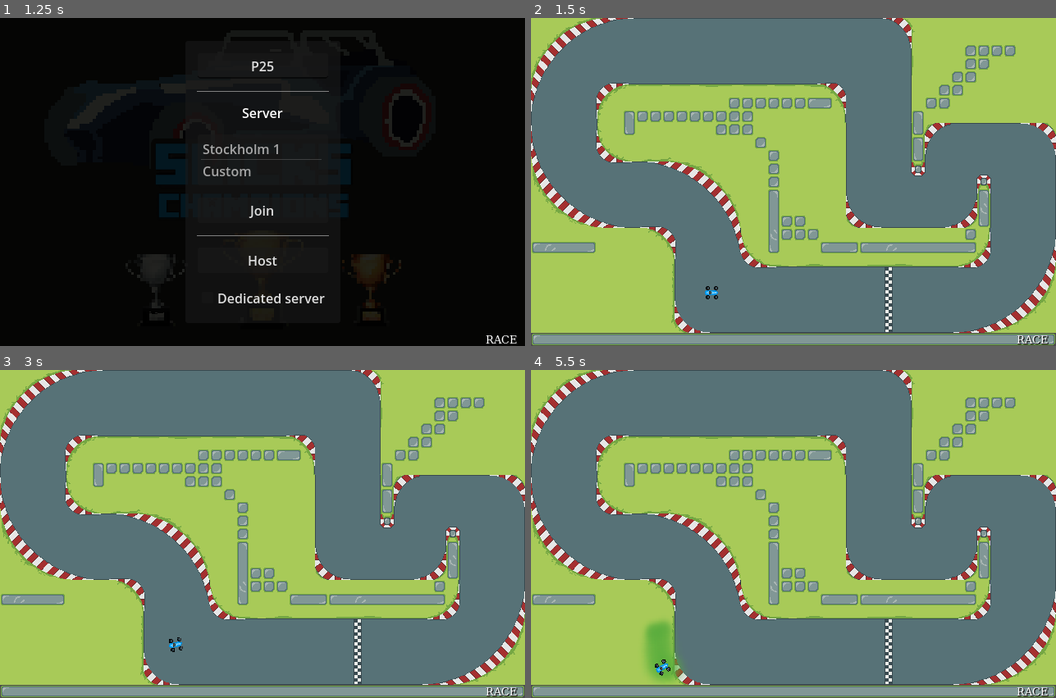
Above: before the commit, frames 1-4 (two rows, left to right).
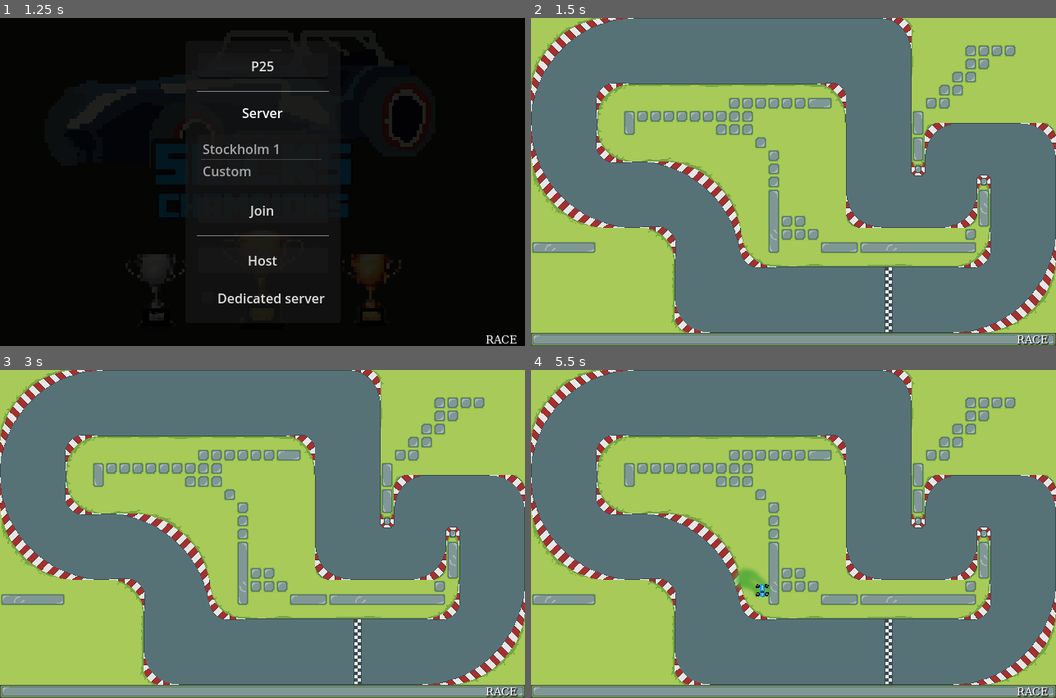
Above: after the commit, the same moments.

Repository: itjope/slide-on-slicks
Game: Godot game, scene res://world.tscn
Two runs of this game, one before a commit and one after it. Both use one fixed random seed, a clock stepped at 60 frames per second and the inputs below.
Inputs:
- Up to frame 1 (1.25 s): tap Enter at 0.5 s; hold Right (steerRight) from 0.53 s (still down); hold Down (break) from 0.53 s (still down)
- Up to frame 2 (1.5 s): release Right (steerRight) at 1.25 s; release Down (break) at 1.25 s; click "Host" at 1.25 s
- Up to frame 3 (3 s): tap Space (kryckan) at 2, 2.1 s; hold Left (steerLeft) 2.03-2.78 s; tap Enter at 2.75 s; hold Right (steerRight) from 2.78 s (still down); hold Down (break) from 2.78 s (still down)
- Up to frame 4 (5.5 s): release Right (steerRight) at 3.53 s; release Down (break) at 3.53 s; hold Up (accelerate) 3.53-4.28 s; tap Space (kryckan) at 3.6, 5.1 s; hold Down (break) 4.28-5.03 s; hold Left (steerLeft) from 4.28 s (still down)

Frame 1 is identical in both runs. In frame 2, less than 0.1% of the frame differs, in the area x 33-36%, y 81-86%; in frame 3, less than 0.1%; in frame 4, 1.4%, in the area x 21-46%, y 60-96%.

Commit message:
Dynamic grid positions and car color buggfix

Diff:
--- a/car.gd
+++ b/car.gd
@@ -169,7 +169,6 @@
 	if not is_multiplayer_authority():
 		return
 
-	print_debug("set grid on player ", pos)
 	gridPosition = pos
 	set_global_position(pos)
 	find_child("Smoothing2D").teleport()
--- a/track1.tscn
+++ b/track1.tscn
@@ -215,4 +215,16 @@
 position = Vector2(57, 127)
 shape = SubResource("RectangleShape2D_p3had")
 
-[node name="Node2D" type="Node2D" parent="."]
+[node name="Grid" type="Node2D" parent="."]
+
+[node name="Grid1" type="Node2D" parent="Grid"]
+position = Vector2(323, 325)
+
+[node name="Grid2" type="Node2D" parent="Grid"]
+position = Vector2(307, 358)
+
+[node name="Grid3" type="Node2D" parent="Grid"]
+position = Vector2(261, 324)
+
+[node name="Grid4" type="Node2D" parent="Grid"]
+position = Vector2(249, 357)
--- a/world.gd
+++ b/world.gd
@@ -24,9 +24,10 @@
 var start_lights = preload("res://start_lights.tscn")
 var PORT = 9999
 var enetPeer = ENetMultiplayerPeer.new()
-var gridPositions = [Vector2(220, 335), Vector2(240, 360), Vector2(280, 335), Vector2(300, 360)]
+var gridPositions = []
 var carColors = ["blue", "pink", "green", "yellow"]
 var isServer = false
+
 
 var raceCompledPlayers = []
 var playerChampionshipPoints = {}
@@ -48,10 +49,11 @@
 	raceInfoNode.race_completed.connect(on_race_completed)
 
 
+	for grid_node in trackNode.get_node("Grid").get_children():
+		gridPositions.append(grid_node.global_position)
+
 	if OS.get_cmdline_args().has("--server"):
 		createServer()
-
-
 
 
 func createServer():
@@ -113,7 +115,6 @@
 
 @rpc("any_peer")
 func set_car_color(peerId: String, color: String):
-	print_debug("set_car_color ", multiplayer.get_unique_id(), " ", peerId, " ", color)
 	for player in networkNode.get_children():
 		if player.name == peerId:
 			player.car_animation_color = color
@@ -126,8 +127,7 @@
 	for player in networkNode.get_children():
 		player.race_restart()
 
-	for track in tracksNode.get_children():
-		raceInfoNode.resetLaps(numberOfLaps)
+	raceInfoNode.resetLaps(numberOfLaps)
 
 	add_child(lights)
 	raceCompleted.hide()
@@ -211,13 +211,11 @@
 	var player = addPlayer(peerId)
 
 func addHostedPlayer(peerId):
-	var gridPos = networkNode.get_child_count()
+	#var gridPos = networkNode.get_child_count() - 1
 	var player = addPlayer(peerId)
-	player.set_grid(gridPositions[gridPos])
+	player.set_grid(gridPositions[0])
 
 func addPlayer(peerId):
-	print_debug("addPlayer: ", peerId)
-
 	var player = Player.instantiate()
 	player.name = str(peerId)
 
@@ -227,12 +225,13 @@
 	return player
 
 func removePlayer(peerId):
-	print_debug("removePlayer: ", peerId)
 	get_node("Network").get_node(str(peerId)).queue_free()
 
 
-func _on_network_child_entered_tree(node):
-	await get_tree().create_timer(4).timeout
+func _on_network_child_entered_tree(node: Node2D):
+	node.visible = false
+	await get_tree().create_timer(2).timeout
+	node.visible = true
 
 	rpc("player_nick_update", str(multiplayer.get_unique_id()), playerNameEntry.text)
 	if str(multiplayer.get_unique_id()) == node.name:
@@ -245,11 +244,11 @@
 		node.car_animation_color = carColor
 		var carColorIndex = 0
 		for player in networkNode.get_children():
-			carColorIndex += 1;
 			if carColorIndex >= networkNode.get_child_count():
 				carColorIndex = 0
 			carColor = carColors[carColorIndex]
 			rpc("set_car_color", player.name, carColor)
+			carColorIndex += 1
 
 	if isServer:
 		var gridPos = networkNode.get_child_count() - 1
@@ -276,7 +275,6 @@
 	raceMenu.show()
 
 func on_race_completed(playerState):
-	print_debug("on_race_completed", playerState)
 	rpc("race_completed", playerState)
 	race_completed(playerState)
 	raceCompleted.show()
